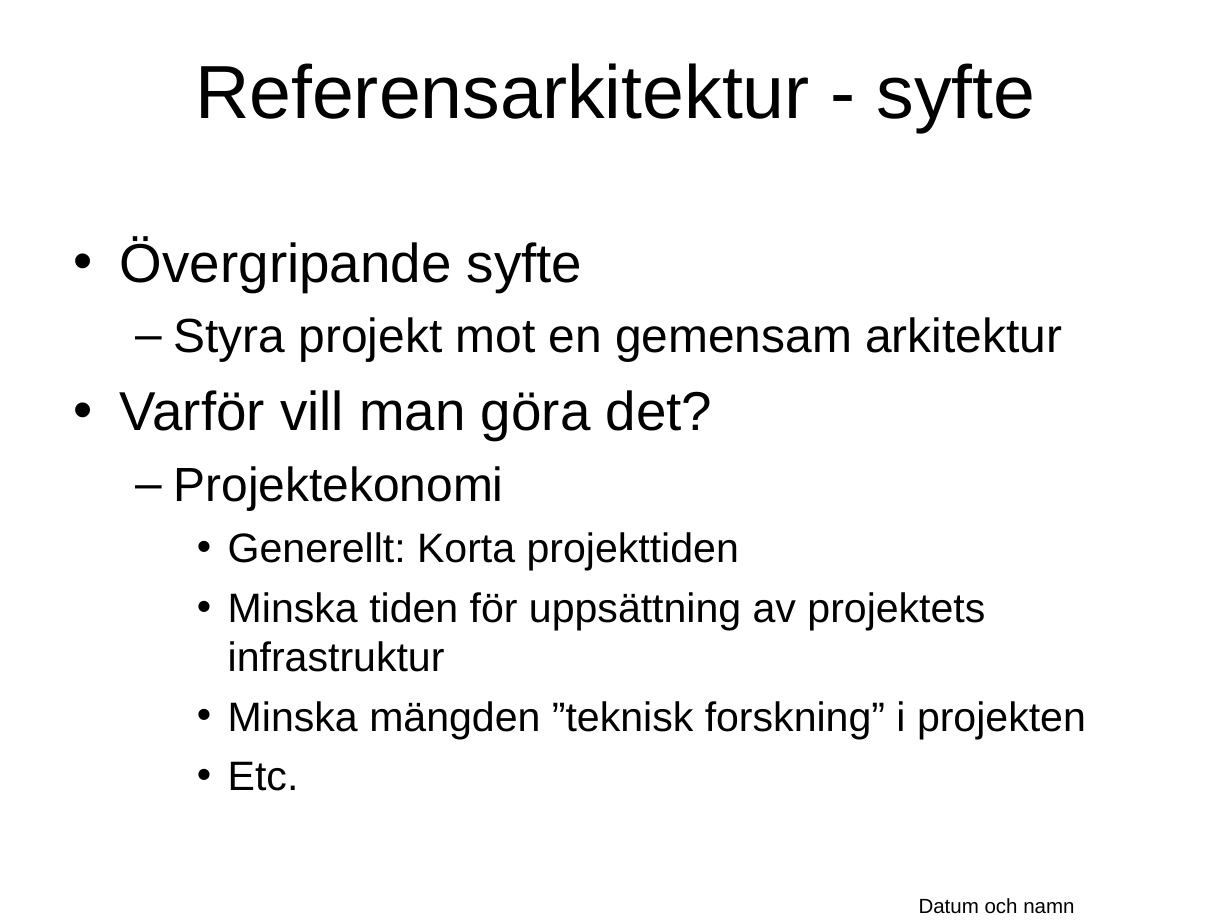
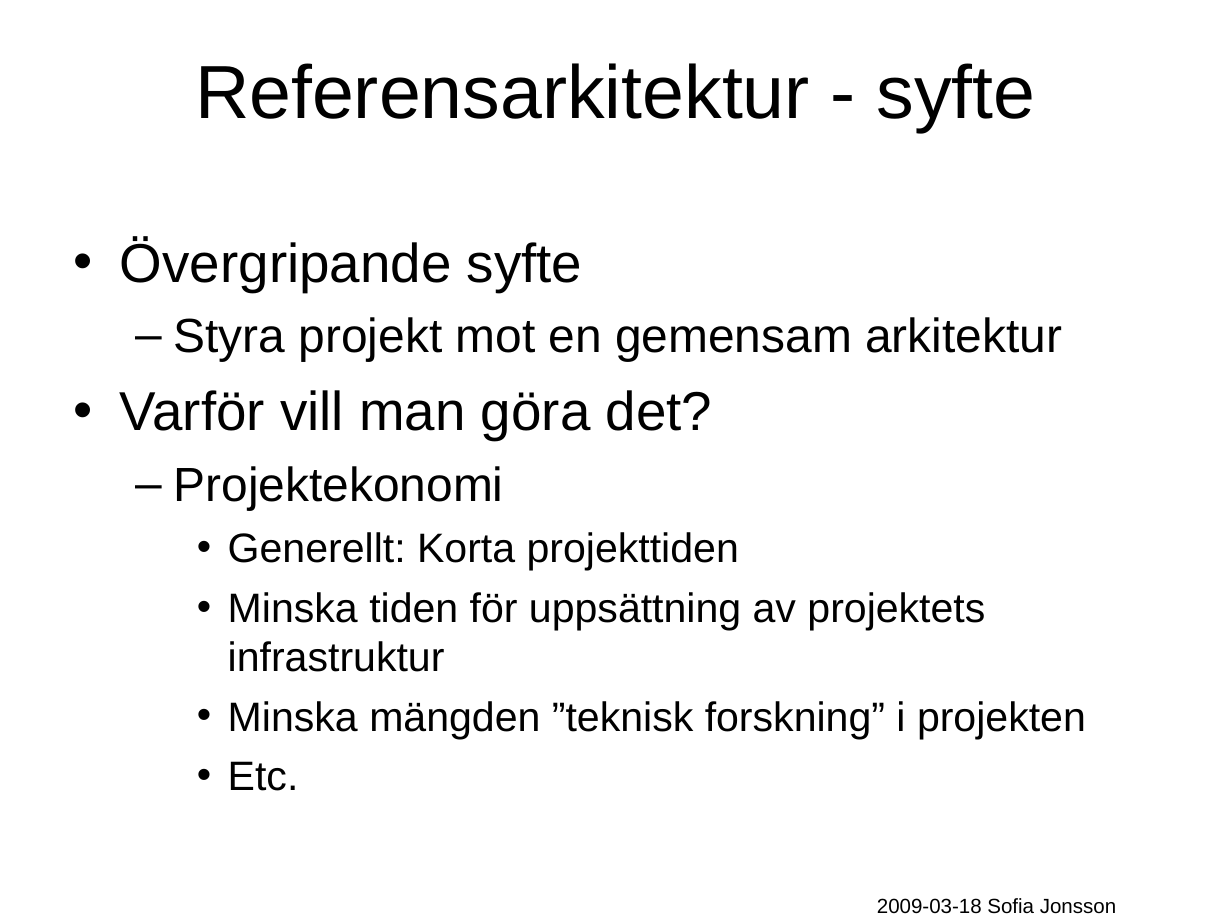
Before and after one commit to Vastra-Gotalandsregionen/oppna-program-hsatools, a slide deck: slide 2 of reference-architecture/Introduktion/Referensarkitektur_oversikt.ppt. Drawn at 1232x924 pixels with LibreOffice and Linux fonts; fonts in the diff are those of the drawing; background and template pictures are left out. Boxes give left, top, right and bottom in pixels: in the first picture for what was removed or moved away, otherwise in the second. Text is boxed around its words. In the diff, an @@ line names an element or a change of style, - is before the commit and + after.

```diff
--- a/reference-architecture/Introduktion/Referensarkitektur_oversikt.ppt
+++ b/reference-architecture/Introduktion/Referensarkitektur_oversikt.ppt
@@ text at bbox=[877, 898, 1116, 914]: text changed @@
-Datum och namn
+2009-03-18 Sofia Jonsson
```
Also in this commit, not shown: 49 other slides changed.
